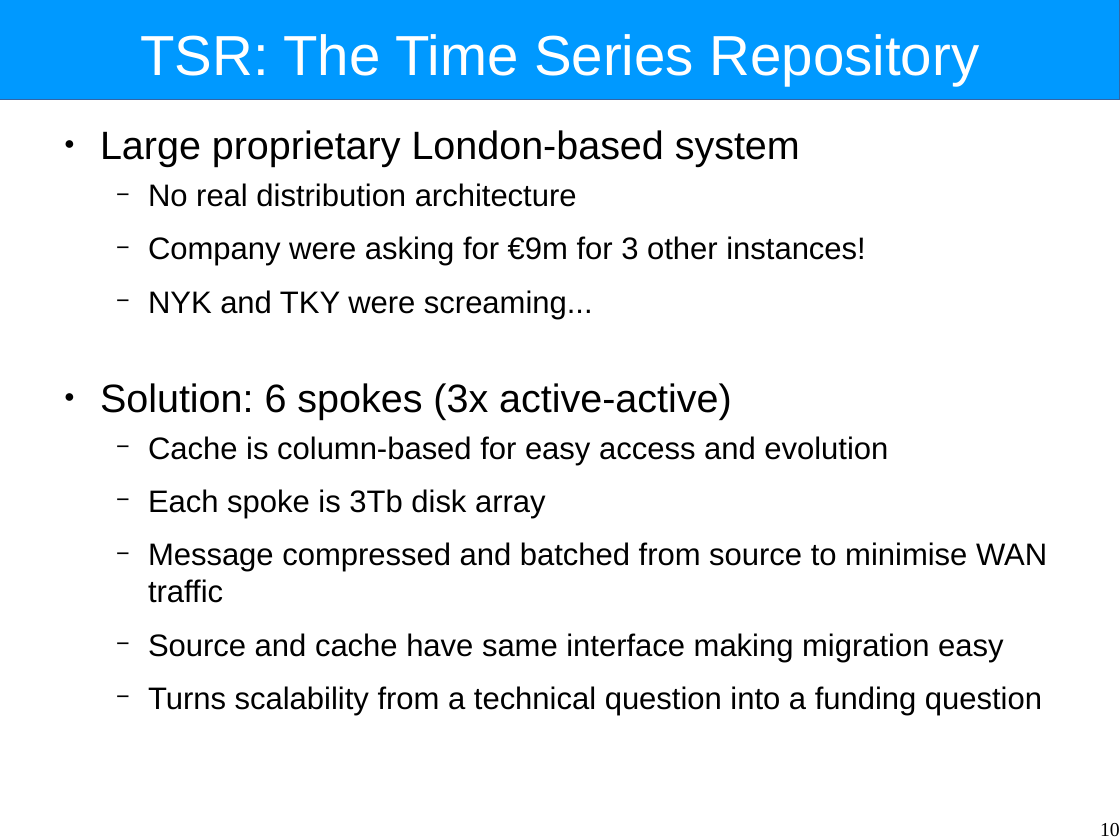
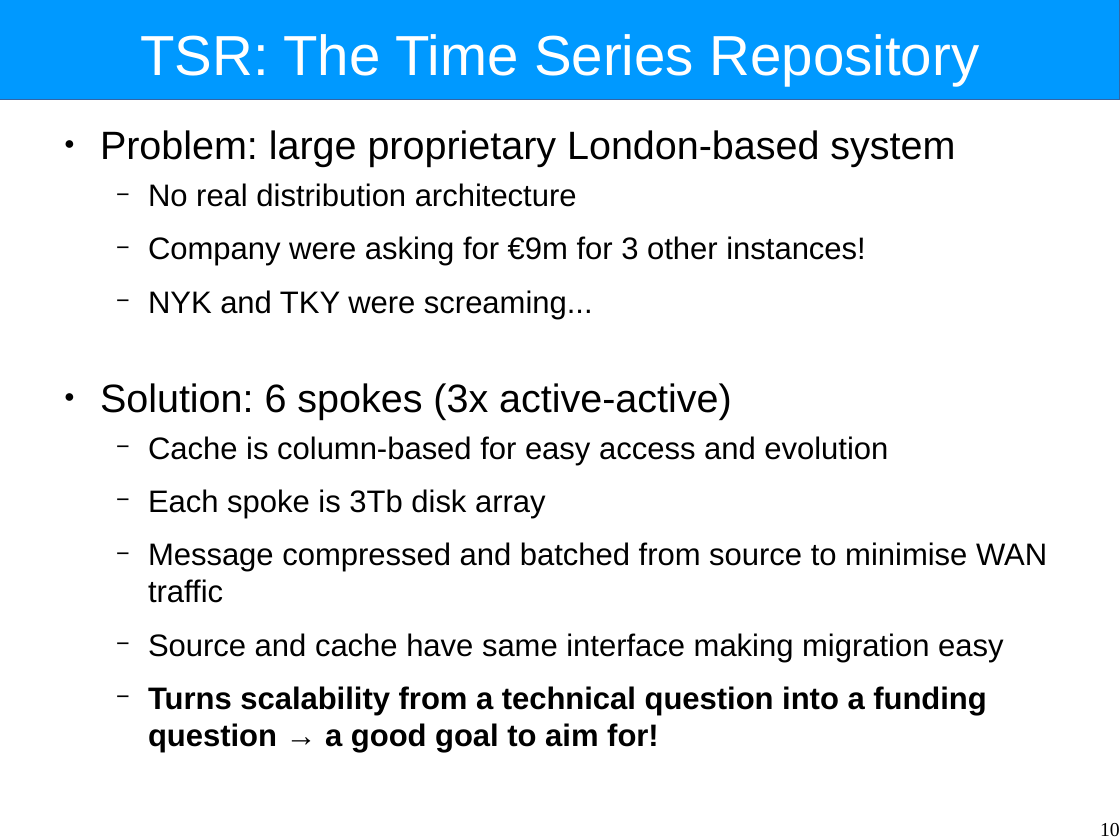
Before and after one commit to Intrinsarc/intrinsarc-evolve, a slide deck: slide 10 of Academic Work/lectures/data-distribution-architectures.odp. Drawn at 1120x840 pixels with LibreOffice and Linux fonts; fonts in the diff are those of the drawing. Boxes give left, top, right and bottom in pixels: in the first picture for what was removed or moved away, otherwise in the second. Text is boxed around its words. In the diff, an @@ line names an element or a change of style, - is before the commit and + after.

```diff
--- a/Academic Work/lectures/data-distribution-architectures.odp
+++ b/Academic Work/lectures/data-distribution-architectures.odp
@@ text at [100,130,955,167]: text changed @@
-● Large proprietary London-based system
+● Problem: large proprietary London-based system
@@ text at [148,686,986,753]: text changed; bold on @@
-  − Turns scalability from a technical question into a funding question
+  − Turns scalability from a technical question into a funding question → a good goal to aim for!
```
Also in this commit, not shown: 6 other slides changed, 10 slides added, 6 slides removed, 3 other files.
